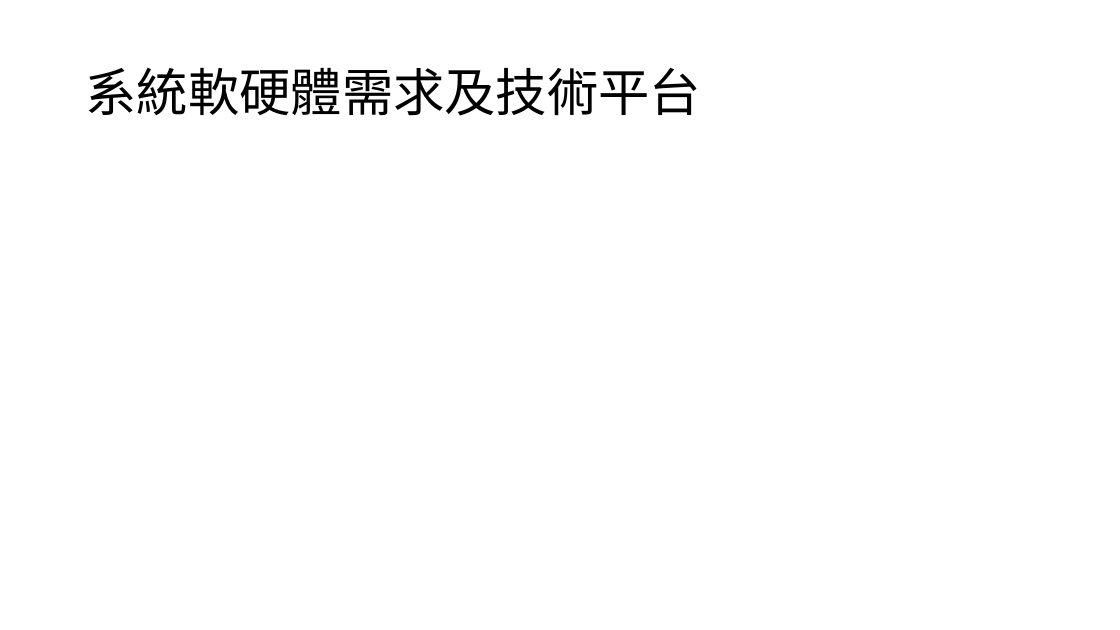
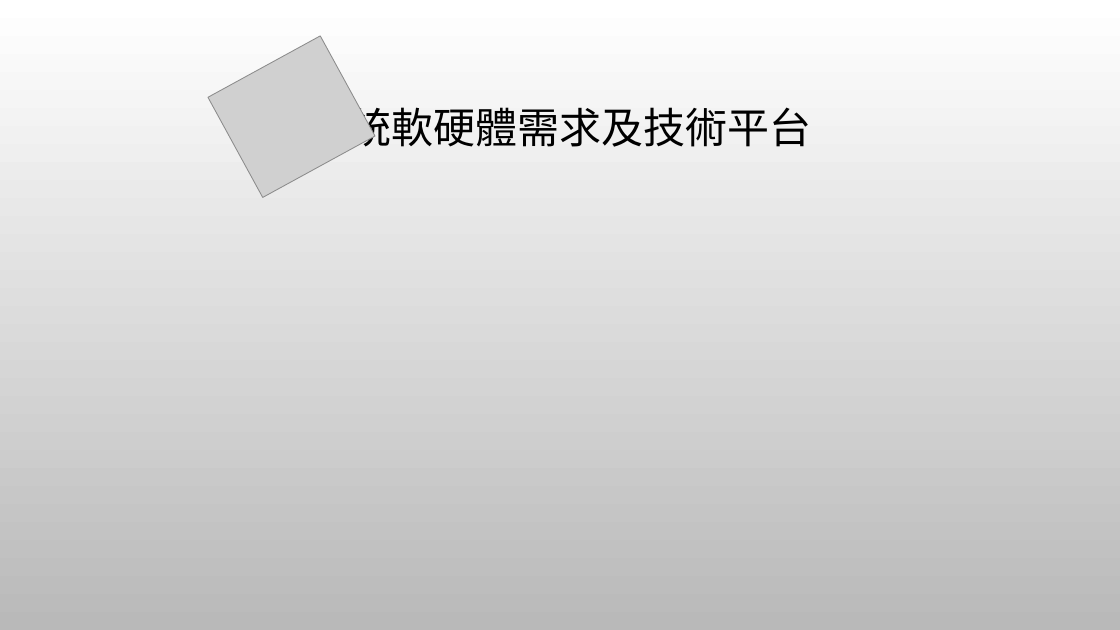
Before and after one commit to bbblu/courtesy-umbrella-docs, a slide deck: slide 9 of 初審簡報.pptx (slide 8 before the commit). Drawn at 1120x630 pixels with LibreOffice and Linux fonts; fonts in the diff are those of the drawing; grey boxes stand for pictures; background and template pictures are left out. Boxes give left, top, right and bottom in pixels: in the first picture for what was removed or moved away, otherwise in the second. Text is boxed around its words. In the diff, an @@ line names an element or a change of style, - is before the commit and + after.

```diff
--- a/初審簡報.pptx
+++ b/初審簡報.pptx
@@ background #FFFFFF to picture (left out) @@
@@ title "系統軟硬體需求及技術平台" moved from (x1=85, y1=67, x2=701, y2=116) to (x1=308, y1=101, x2=812, y2=154) @@
@@ title "系統軟硬體需求及技術平台" at (x1=308, y1=101, x2=812, y2=154): size 44 to 36 pt, font Calibri to Noto Sans CJK TC; alignment left to centre @@
@@ picture added at (x1=208, y1=36, x2=375, y2=198) @@
```
Also in this commit, not shown: 7 other slides changed, 3 slides added, 1 slide removed.
